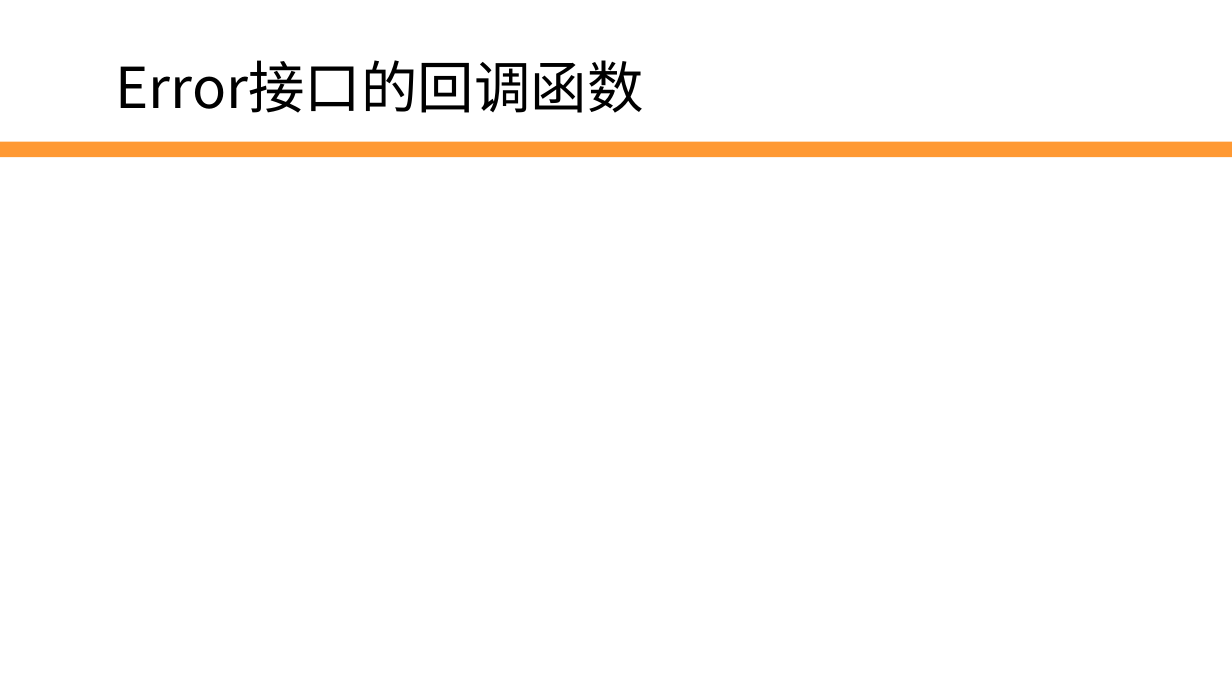
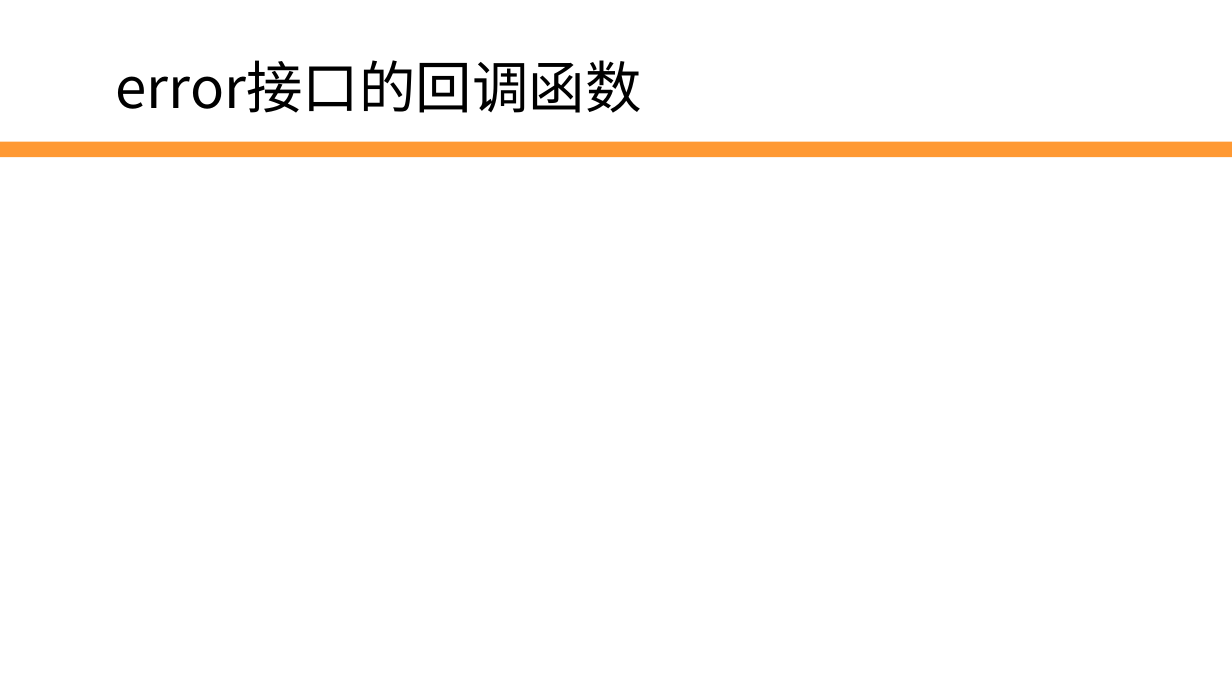
Before and after one commit to edu2act/2017-2018_1st_Wechat_Web_Programming, a slide deck: slide 13 of 第10讲 JS-SDK.pptx (slide 9 before the commit). Drawn at 1232x693 pixels with LibreOffice and Linux fonts; fonts in the diff are those of the drawing; background and template pictures are left out. Boxes give left, top, right and bottom in pixels: in the first picture for what was removed or moved away, otherwise in the second. Text is boxed around its words. In the diff, an @@ line names an element or a change of style, - is before the commit and + after.

```diff
--- a/第10讲 JS-SDK.pptx
+++ b/第10讲 JS-SDK.pptx
@@ text at [116, 60, 642, 113]: text changed @@
-Error接口的回调函数
+error接口的回调函数
```
Also in this commit, not shown: 1 other slide changed, 4 slides added, 5 slides removed, 1 other file.
